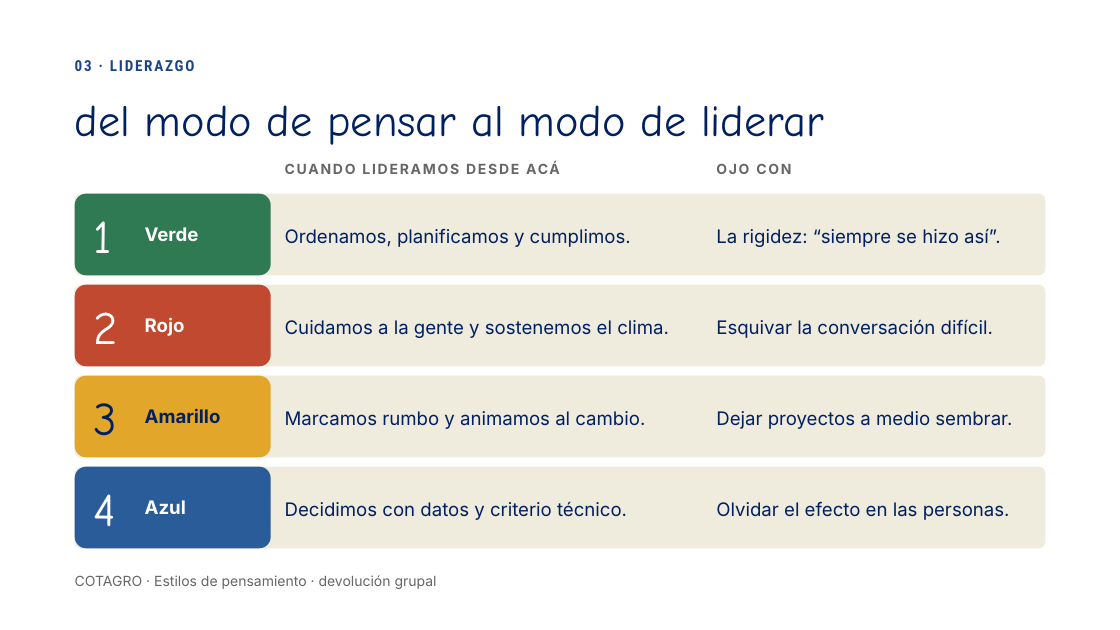
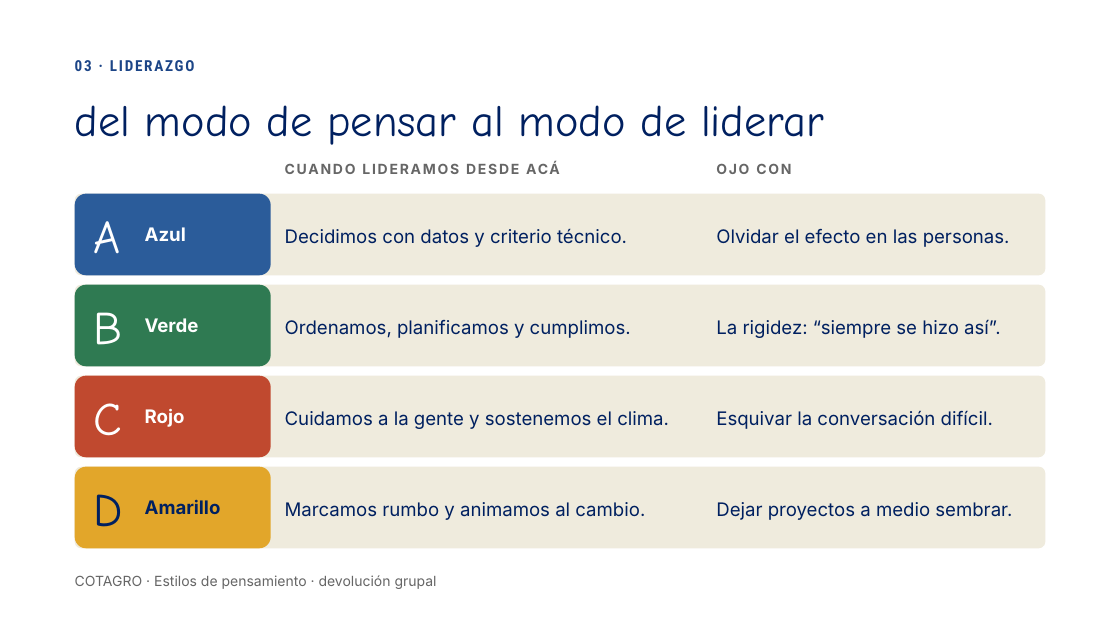
Before and after one commit to ferpreu-ai/49981083, a slide deck: slide 8 of Estilos_de_pensamiento.pptx. Drawn at 1120x630 pixels with LibreOffice and Linux fonts; fonts in the diff are those of the drawing. Boxes give left, top, right and bottom in pixels: in the first picture for what was removed or moved away, otherwise in the second. Text is boxed around its words. In the diff, an @@ line names an element or a change of style, - is before the commit and + after.

```diff
--- a/Estilos_de_pensamiento.pptx
+++ b/Estilos_de_pensamiento.pptx
@@ rounded rectangle at [75, 194, 271, 276]: fill #2F7A52 to #2B5C9A @@
@@ 3 texts: place and size @@
-3 texts at [145, 500, 1010, 520]
+3 texts at [145, 227, 1010, 247]
@@ text at [93, 221, 120, 254]: text changed @@
-1
+A
@@ rounded rectangle at [75, 285, 271, 366]: fill #C0492F to #2F7A52 @@
@@ text at [93, 312, 122, 345]: text changed @@
-2
+B
@@ rounded rectangle at [75, 376, 271, 457]: fill #E2A62A to #C0492F @@
@@ text at [93, 403, 122, 436]: text changed; text colour #002060 to #FFFFFF @@
-3
+C
@@ rounded rectangle at [75, 467, 271, 549]: fill #2B5C9A to #E2A62A @@
@@ 9 texts: place and size @@
-9 texts at [145, 227, 1012, 429]
+9 texts at [145, 318, 1012, 520]
@@ text at [93, 494, 122, 527]: text changed; text colour #FFFFFF to #002060 @@
-4
+D
```
Also in this commit, not shown: 9 other slides changed.
